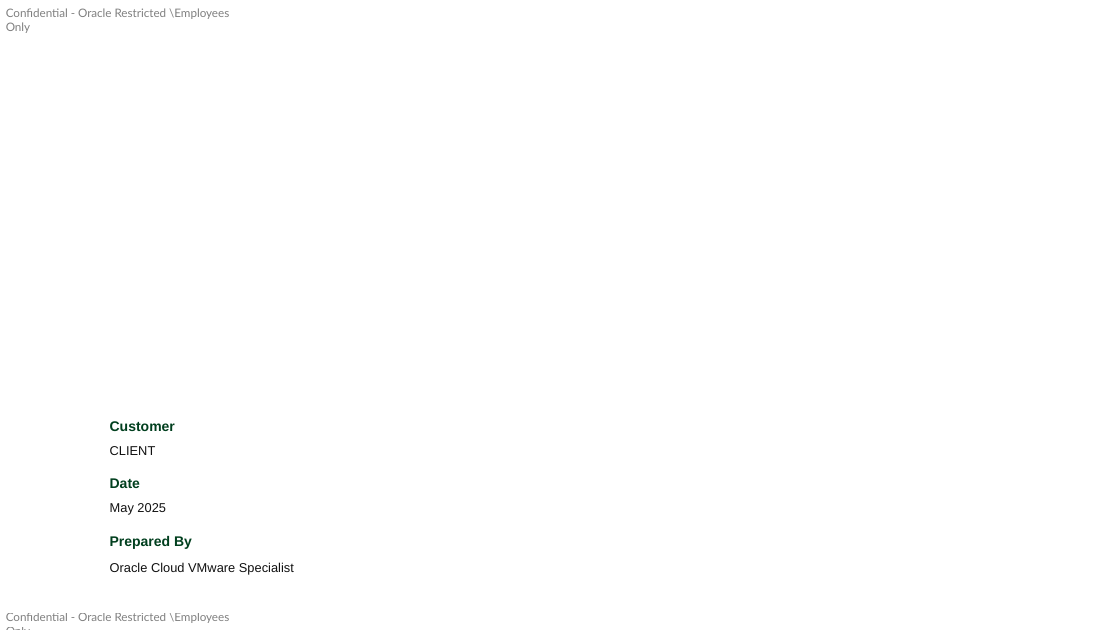
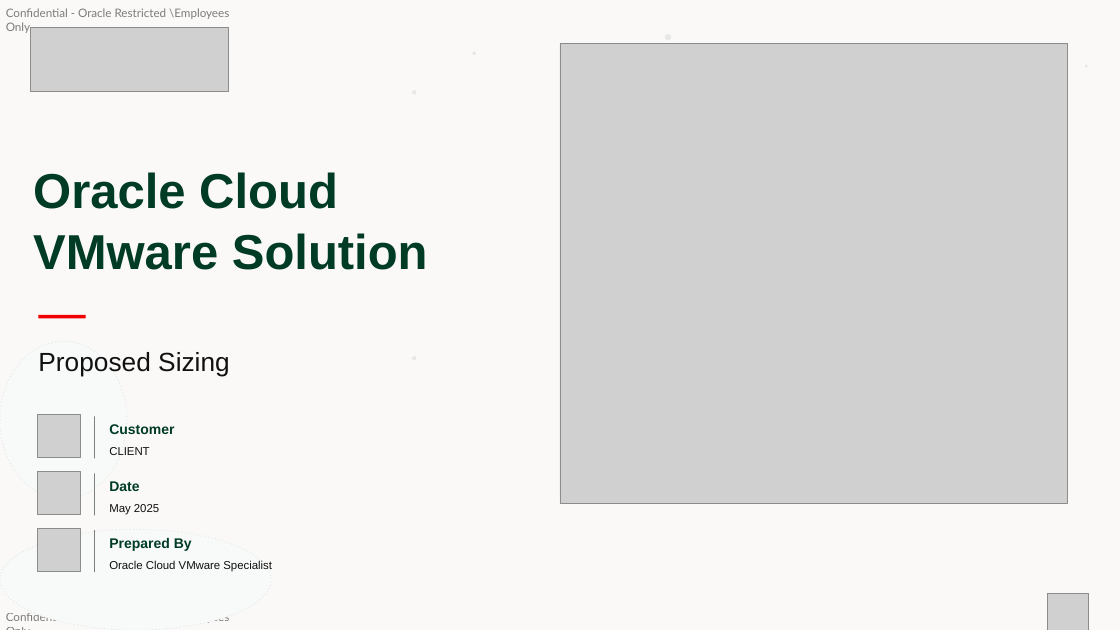
Before and after one commit to YoannJOracle/VMware2OCI, a slide deck: slide 1 of presentation_templates/Disaster Recovery.pptx. Drawn at 1120x630 pixels with LibreOffice and Linux fonts; fonts in the diff are those of the drawing; grey boxes stand for pictures; background and template pictures are left out. Boxes give left, top, right and bottom in pixels: in the first picture for what was removed or moved away, otherwise in the second. Text is boxed around its words. In the diff, an @@ line names an element or a change of style, - is before the commit and + after.

```diff
--- a/presentation_templates/Disaster Recovery.pptx
+++ b/presentation_templates/Disaster Recovery.pptx
@@ background picture (left out) to #FAF9F7 @@
@@ picture added at [30,27,228,92] @@
@@ ellipse added at [472,51,476,55], fill #E7E9E7 @@
@@ picture added at [560,44,1068,503] @@
@@ ellipse added at [665,34,671,40], fill #E7E9E7 @@
@@ ellipse added at [413,90,417,94], fill #E7E9E7 @@
@@ text added at [33,172,338,209], 42 pt, text #003B25, bold @@
+Oracle Cloud
@@ text added at [33,233,428,270], 42 pt, text #003B25, bold @@
+VMware Solution
@@ rectangle added at [39,315,86,318], fill #F00000 @@
@@ ellipse added at [0,341,127,499], fill #F7FAF8, outline #E0E6E2 0.75 pt dashed @@
@@ text added at [38,352,230,376], 22.5 pt, text #111111 @@
+Proposed Sizing
@@ ellipse added at [413,356,417,360], fill #E7E9E7 @@
@@ picture added at [38,415,81,458] @@
@@ line added from (94, 417) to (94, 459), #7A827E 0.75 pt @@
@@ size 11 to 9.8 pt; vertical alignment middle to top in 3 elements at [109,560,272,572], [109,504,159,515], [109,447,149,455] @@
@@ picture added at [38,471,81,514] @@
@@ line added from (94, 474) to (94, 516), #7A827E 0.75 pt @@
@@ text colour #003F1E to #003B25; vertical alignment middle to top in 3 elements at [109,538,192,551], [109,424,174,434], [109,481,139,491] @@
@@ ellipse added at [0,529,271,630], fill #F7FAF8, outline #E0E6E2 0.75 pt dashed @@
@@ picture added at [38,528,81,571] @@
@@ line added from (94, 530) to (94, 572), #7A827E 0.75 pt @@
@@ picture added at [1048,593,1089,630] @@
```
Also in this commit, not shown: 2 other slides changed, 3 slides added, 3 slides removed, 2 other files.
